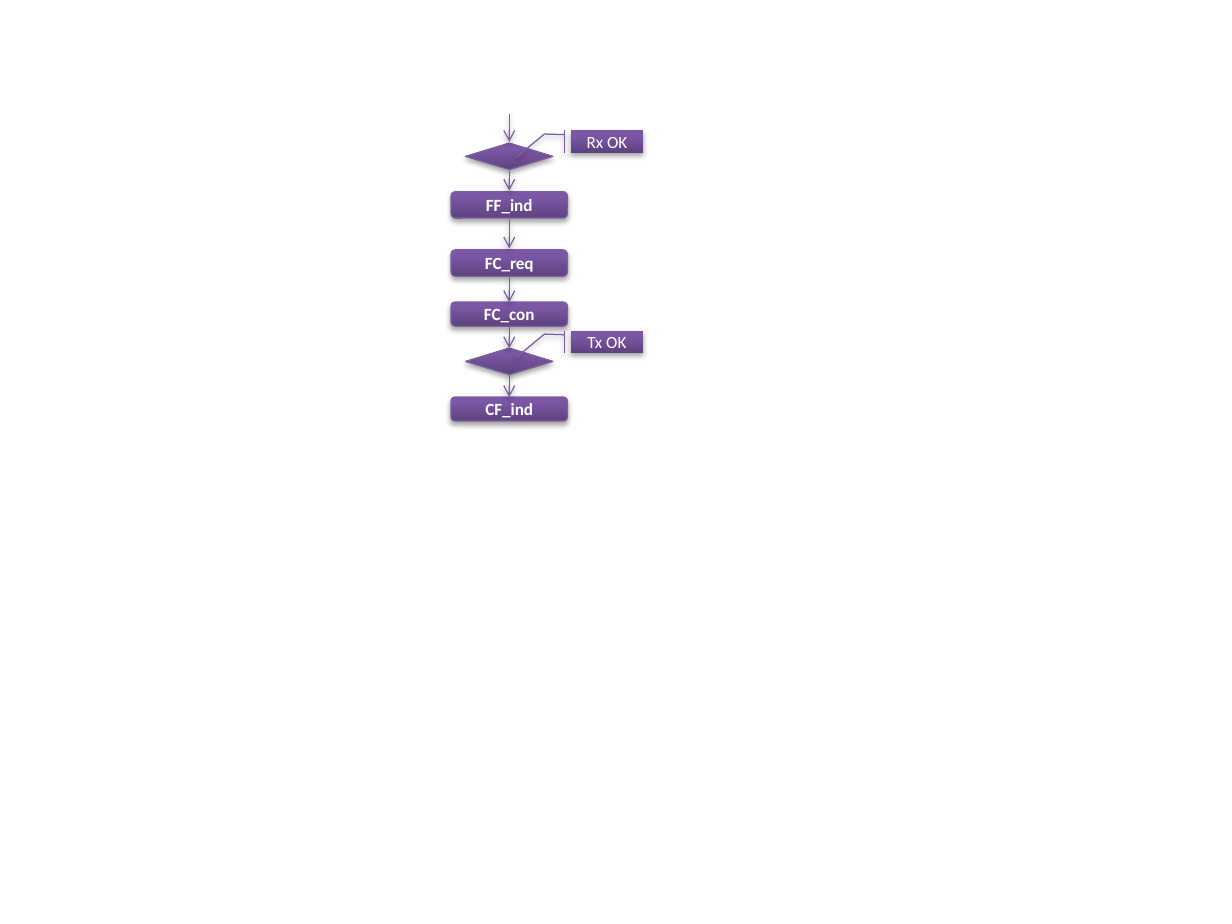
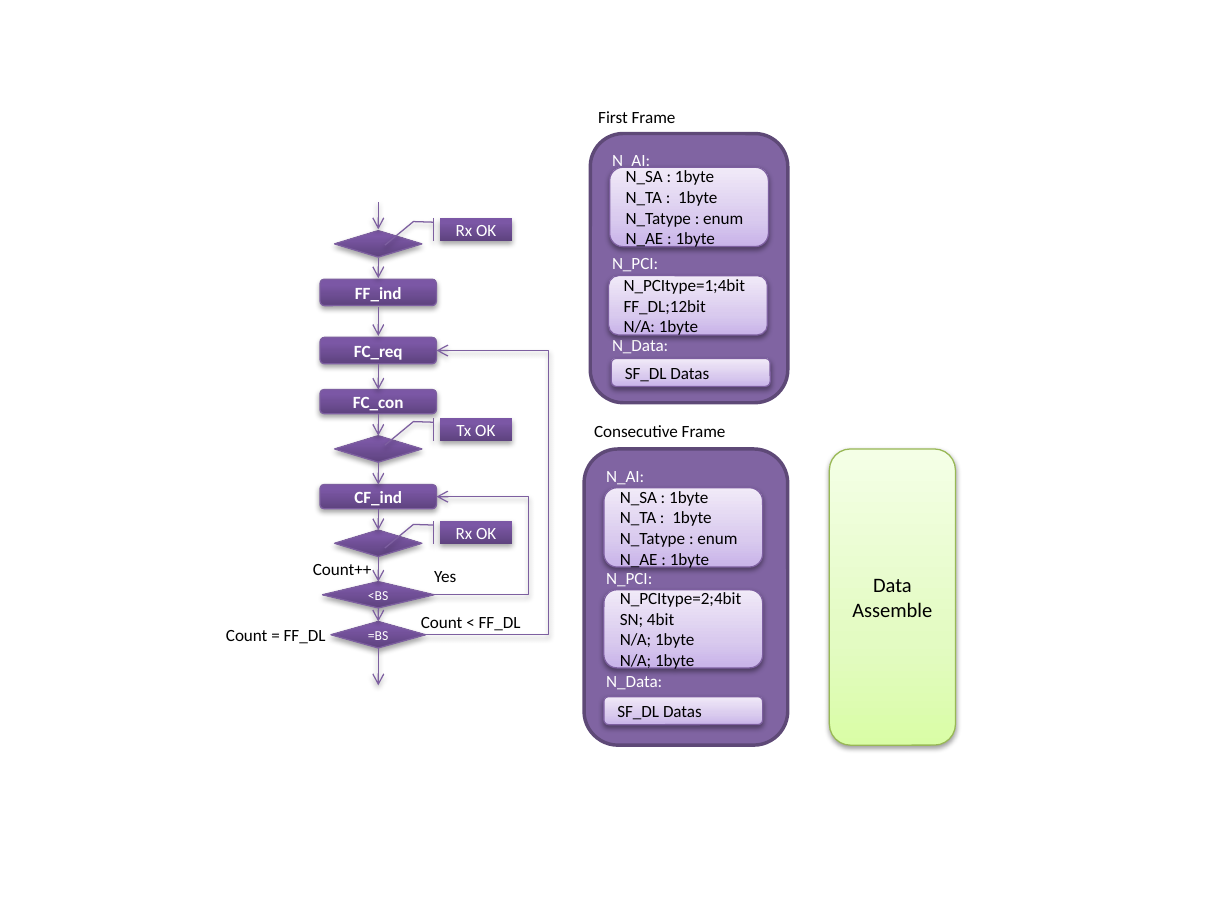
Before and after one commit to lznzhou33zzz/OBDII, a slide deck: slide 7 of OBD2/Document/OBD.pptx. Drawn at 1232x924 pixels with LibreOffice and Linux fonts; fonts in the diff are those of the drawing. Boxes give left, top, right and bottom in pixels: in the first picture for what was removed or moved away, otherwise in the second. Text is boxed around its words. In the diff, an @@ line names an element or a change of style, - is before the commit and + after.

```diff
--- a/OBD2/Document/OBD.pptx
+++ b/OBD2/Document/OBD.pptx
@@ text added at (x1=598, y1=111, x2=676, y2=123), 10 pt, text #000000 @@
+First Frame
@@ rounded rectangle added at (x1=590, y1=133, x2=787, y2=402), fill #8064A2, outline #5F4A78 2 pt, 10 pt, text #FFFFFF @@
+N_AI:
+N_PCI:
+N_Data:
@@ rounded rectangle added at (x1=610, y1=168, x2=769, y2=246), fill gradient #C9B5E8 to #D8CBEE to #F0EAF9, outline #7D60A0 0.75 pt, 10 pt, text #000000 @@
+N_SA : 1byte
+N_TA : 1byte
+N_Tatype : enum
+N_AE : 1byte
@@ 3 arrows, 2 rounded rectangles, 1 accent callout moved together from (x1=451, y1=170, x2=643, y2=352) to (x1=320, y1=259, x2=513, y2=440) @@
@@ rounded rectangle added at (x1=609, y1=276, x2=768, y2=335), fill gradient #C9B5E8 to #D8CBEE to #F0EAF9, outline #7D60A0 0.75 pt, 10 pt, text #000000 @@
+N_PCItype=1;4bit
+FF_DL;12bit
+N/A: 1byte
@@ elbow arrow added from (425, 634) to (436, 351), #7D60A0 0.75 pt @@
@@ rounded rectangle added at (x1=611, y1=359, x2=770, y2=387), fill gradient #C9B5E8 to #D8CBEE to #F0EAF9, outline #7D60A0 0.75 pt, 10 pt, text #000000 @@
+SF_DL Datas
@@ 3 arrows, 2 rounded rectangles, 2 diamonds, 1 accent callout moved together from (x1=451, y1=115, x2=643, y2=421) to (x1=320, y1=202, x2=513, y2=509) @@
@@ rounded rectangle added at (x1=584, y1=448, x2=787, y2=744), fill #8064A2, outline #5F4A78 2 pt, 10 pt, text #FFFFFF @@
+N_AI:
+N_PCI:
+N_Data:
@@ text added at (x1=594, y1=425, x2=726, y2=437), 10 pt, text #000000 @@
+Consecutive Frame
@@ rounded rectangle added at (x1=829, y1=448, x2=955, y2=744), fill gradient #DAFDA7 to #E4FCC2 to #F5FFE7, outline #98B955 0.75 pt, 12 pt, text #000000 @@
+Data Assemble
@@ arrow added from (378, 509) to (378, 530), #7D60A0 0.75 pt @@
@@ elbow arrow added from (434, 595) to (436, 496), #7D60A0 0.75 pt @@
@@ rounded rectangle added at (x1=604, y1=488, x2=763, y2=567), fill gradient #C9B5E8 to #D8CBEE to #F0EAF9, outline #7D60A0 0.75 pt, 10 pt, text #000000 @@
+N_SA : 1byte
+N_TA : 1byte
+N_Tatype : enum
+N_AE : 1byte
@@ diamond added at (x1=335, y1=530, x2=423, y2=556), fill gradient #5F4480 to #7B58A6 to #7C57A8, outline #7D60A0 0.75 pt @@
@@ accent callout added at (x1=440, y1=521, x2=513, y2=543), fill gradient #5F4480 to #7B58A6 to #7C57A8, outline #7D60A0 0.75 pt, 10 pt, text #FFFFFF @@
+Rx OK
@@ text added at (x1=313, y1=564, x2=372, y2=575), 10 pt, text #000000 @@
+Count++
@@ arrow added from (378, 557) to (378, 582), #7D60A0 0.75 pt @@
@@ diamond added at (x1=323, y1=582, x2=435, y2=607), fill gradient #5F4480 to #7B58A6 to #7C57A8, outline #7D60A0 0.75 pt, 8 pt, text #FFFFFF @@
+<BS
@@ text added at (x1=434, y1=571, x2=456, y2=582), 10 pt, text #000000 @@
+Yes
@@ rounded rectangle added at (x1=604, y1=590, x2=763, y2=668), fill gradient #C9B5E8 to #D8CBEE to #F0EAF9, outline #7D60A0 0.75 pt, 10 pt, text #000000 @@
+N_PCItype=2;4bit
+SN; 4bit
+N/A; 1byte
+N/A; 1byte
@@ diamond added at (x1=331, y1=621, x2=426, y2=647), fill gradient #5F4480 to #7B58A6 to #7C57A8, outline #7D60A0 0.75 pt, 8 pt, text #FFFFFF @@
+=BS
@@ arrow added from (378, 607) to (378, 621), #7D60A0 0.75 pt @@
@@ text added at (x1=421, y1=617, x2=521, y2=631), 10 pt, text #000000 @@
+Count < FF_DL
@@ text added at (x1=226, y1=630, x2=326, y2=644), 10 pt, text #000000 @@
+Count = FF_DL
@@ arrow added from (378, 648) to (378, 685), #7D60A0 0.75 pt @@
@@ rounded rectangle added at (x1=604, y1=696, x2=763, y2=724), fill gradient #C9B5E8 to #D8CBEE to #F0EAF9, outline #7D60A0 0.75 pt, 10 pt, text #000000 @@
+SF_DL Datas
```
Also in this commit, not shown: 2 other slides changed.
